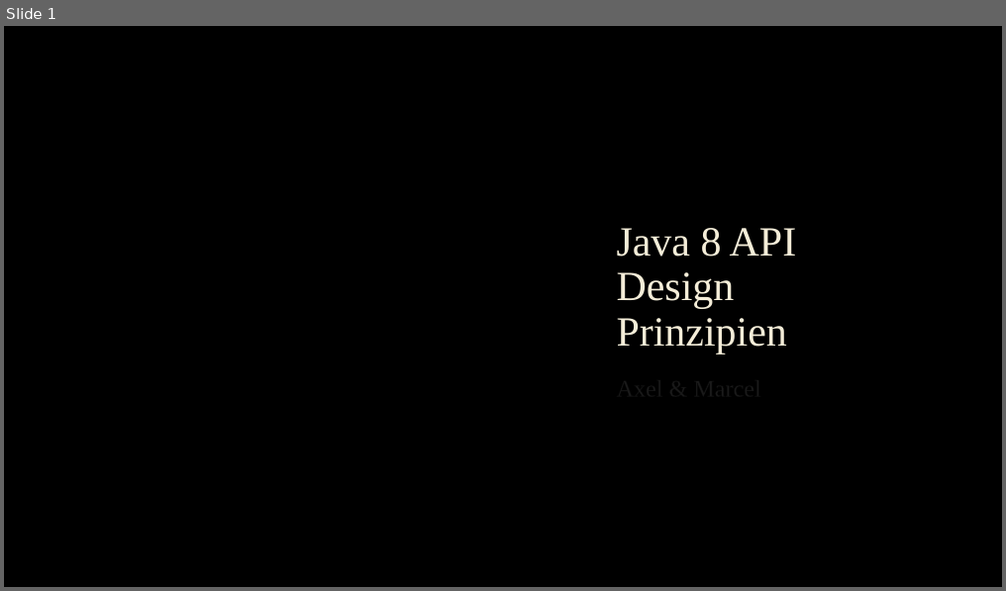
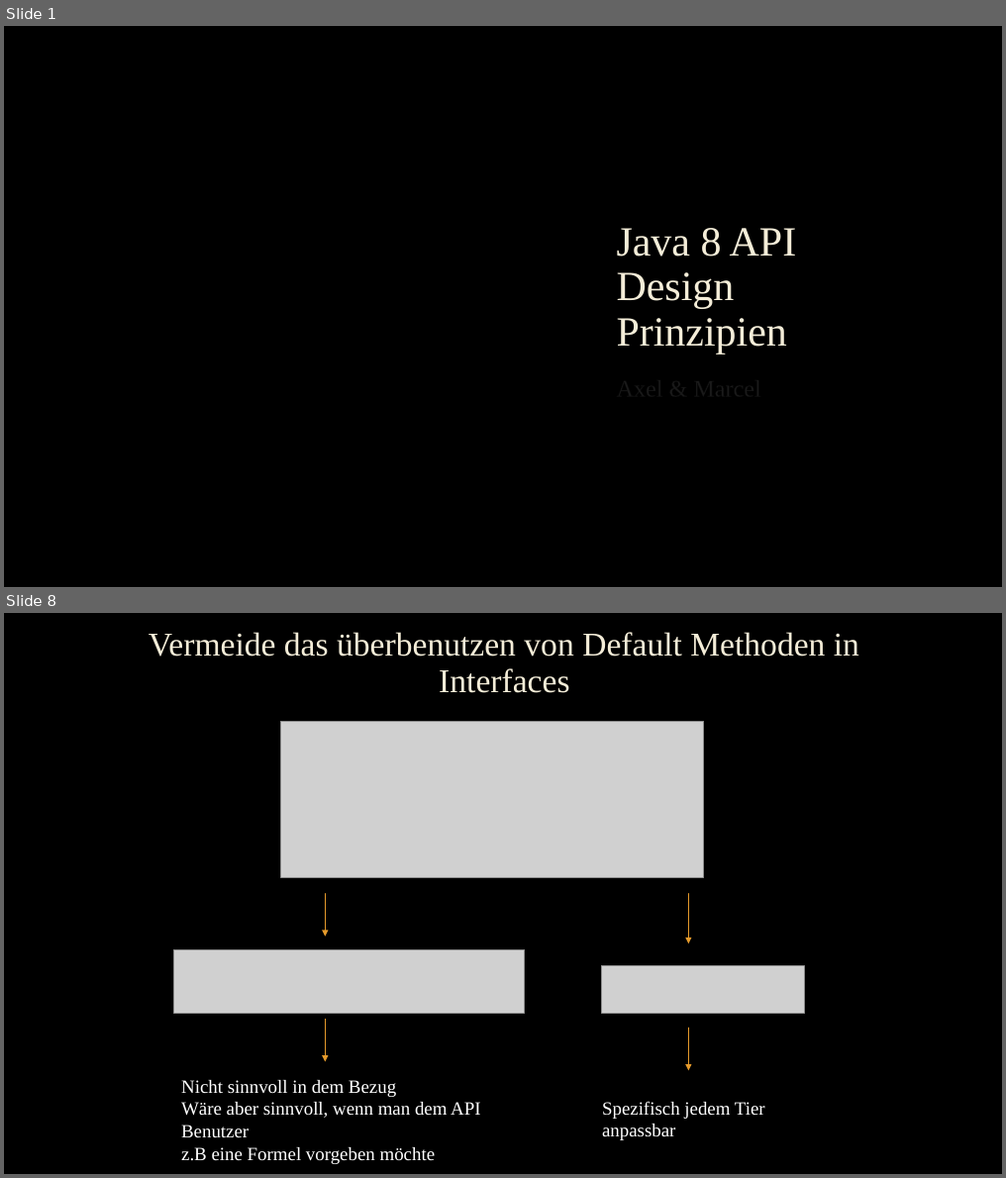
Before and after one commit to nobody1337/DemoAPI, a slide deck: Präsentation/Java 8 API Design Prinzipien.pptx. Shown one above the other, each under a label of ours: slide 1 before the commit, slides 1 and 8 after it; the slides between them are not shown. The pictures are 1006x591 and 1006x1178 pixels, drawn with LibreOffice and Linux fonts; fonts in the diff are those of the drawing; grey boxes stand for pictures; background and template pictures are left out. Boxes give left, top, right and bottom in pixels: in the first picture for what was removed or moved away, otherwise in the second. Text is boxed around its words. In the diff, an @@ line names an element or a change of style, - is before the commit and + after.

```diff
--- a/Präsentation/Java 8 API Design Prinzipien.pptx
+++ b/Präsentation/Java 8 API Design Prinzipien.pptx
@@ slide 8 added at (4, 613, 1002, 1174), background picture (left out) @@
@@ title added at (149, 632, 859, 693), 32 pt, text #F4EDD8 @@
+Vermeide das überbenutzen von Default Methoden in Interfaces
@@ picture added at (281, 721, 703, 877) @@
@@ arrow added from (325, 894) to (325, 937), #E59B2C 0.75 pt @@
@@ arrow added from (688, 894) to (688, 944), #E59B2C 0.75 pt @@
@@ picture added at (174, 950, 525, 1014) @@
@@ picture added at (602, 966, 805, 1014) @@
@@ arrow added from (325, 1020) to (325, 1062), #E59B2C 0.75 pt @@
@@ arrow added from (688, 1028) to (688, 1071), #E59B2C 0.75 pt @@
@@ text added at (181, 1080, 480, 1164), 18 pt, text #FFFFFF @@
+Nicht sinnvoll in dem Bezug
+Wäre aber sinnvoll, wenn man dem API Benutzer
+z.B eine Formel vorgeben möchte
@@ text added at (602, 1101, 765, 1141), 18 pt, text #FFFFFF @@
+Spezifisch jedem Tier anpassbar
```
Also in this commit, not shown: 1 slide changed, 7 other slides added, 19 other files.
